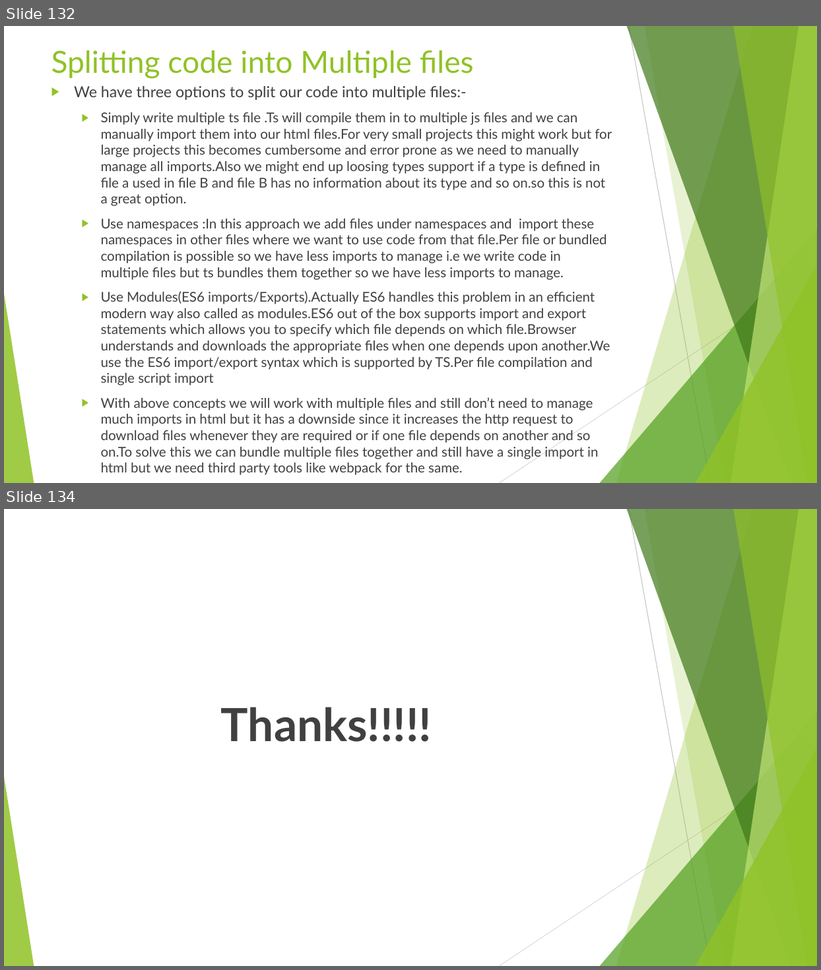
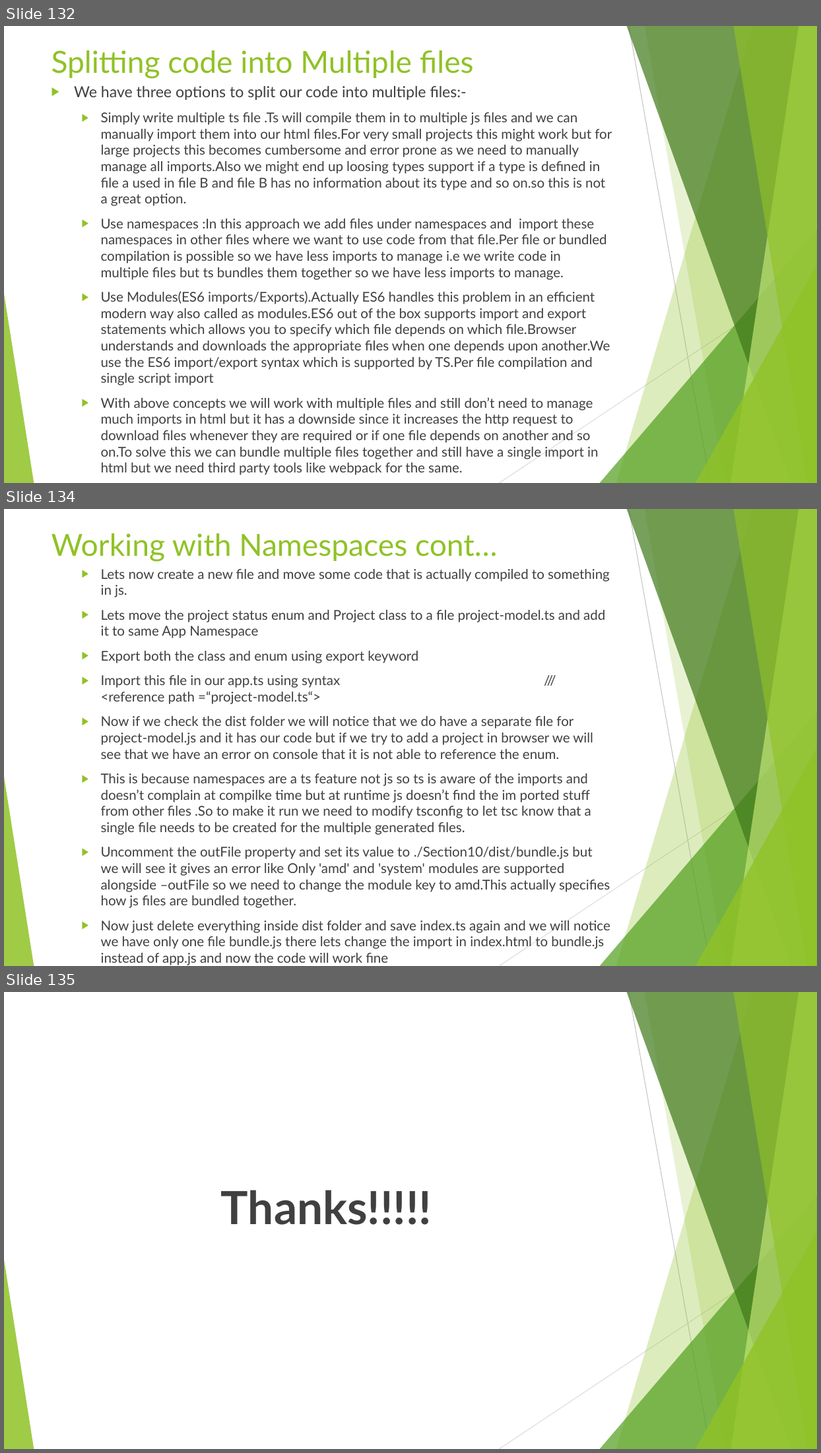
Before and after one commit to rudhrainfogain/TypeScript, a slide deck: PPT/TypeScriptv10.pptx. Shown one above the other, each under a label of ours: slides 132 and 134 before the commit, slides 132, 134 and 135 after it; the slides between them are not shown. The pictures are 821x970 and 821x1453 pixels, drawn with LibreOffice and Linux fonts; fonts in the diff are those of the drawing. Boxes give left, top, right and bottom in pixels: in the first picture for what was removed or moved away, otherwise in the second. Text is boxed around its words. In the diff, an @@ line names an element or a change of style, - is before the commit and + after.

Commit message:
Basic namespace setup

```diff
--- a/PPT/TypeScriptv10.pptx
+++ b/PPT/TypeScriptv10.pptx
@@ slide 134 added at (4,509,817,966), background #FFFFFF; not listed: 10 template elements that a slide beside it also shows @@
@@ title added at (52,533,498,562), 36 pt, text #90C226 @@
+Working with Namespaces cont…
@@ text added at (101,569,611,949), 16 pt, text #404040 @@
+  ▶ Lets now create a new file and move some code that is actually compiled to something in js.
+  ▶ Lets move the project status enum and Project class to a file project-model.ts and add it to same App Namespace
+  ▶ Export both the class and enum using export keyword
+  ▶ Import this file in our app.ts using syntax /// <reference path =“project-model.ts“>
+  ▶ Now if we check the dist folder we will notice that we do have a separate file for project-model.js and it has our code but if we try to add a project in browser we will see that we have an error on console that it is not able to reference the enum.
+  ▶ This is because namespaces are a ts feature not js so ts is aware of the imports and doesn’t complain at compilke time but at runtime js doesn’t find the im ported stuff from other files .So to make it run we need to modify tsconfig to let tsc know that a single file needs to be created for the multiple generated files.
+  ▶ Uncomment the outFile property and set its value to ./Section10/dist/bundle.js but we will see it gives an error like Only 'amd' and 'system' modules are supported alongside –outFile so we need to change the module key to amd.This actually specifies how js files are bundled together.
+  ▶ Now just delete everything inside dist folder and save index.ts again and we will notice we have only one file bundle.js there lets change the import in index.html to bundle.js instead of app.js and now the code will work fine
@@ what was slide 134 is now slide 135 @@
```
Also in this commit, not shown: 1 slide changed, 8 other files.
